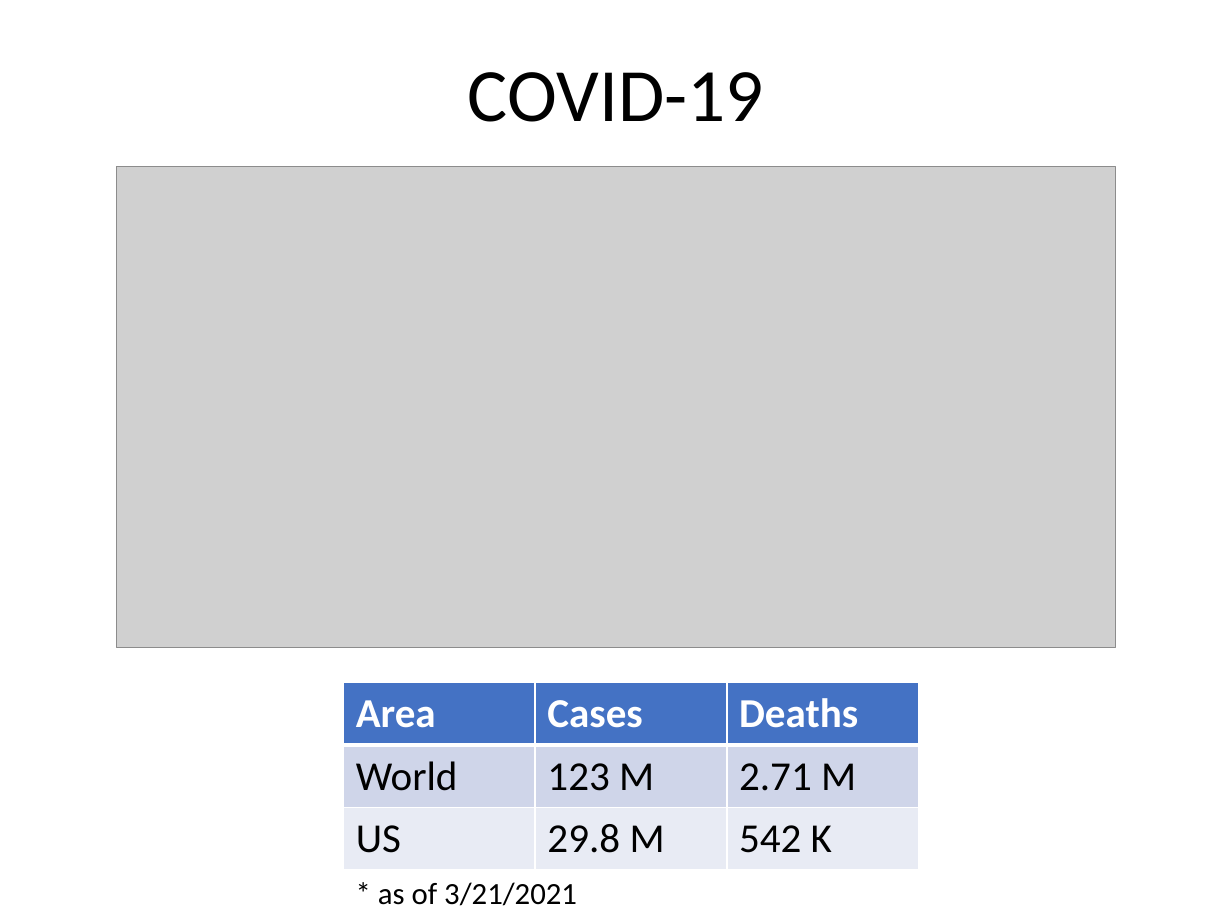
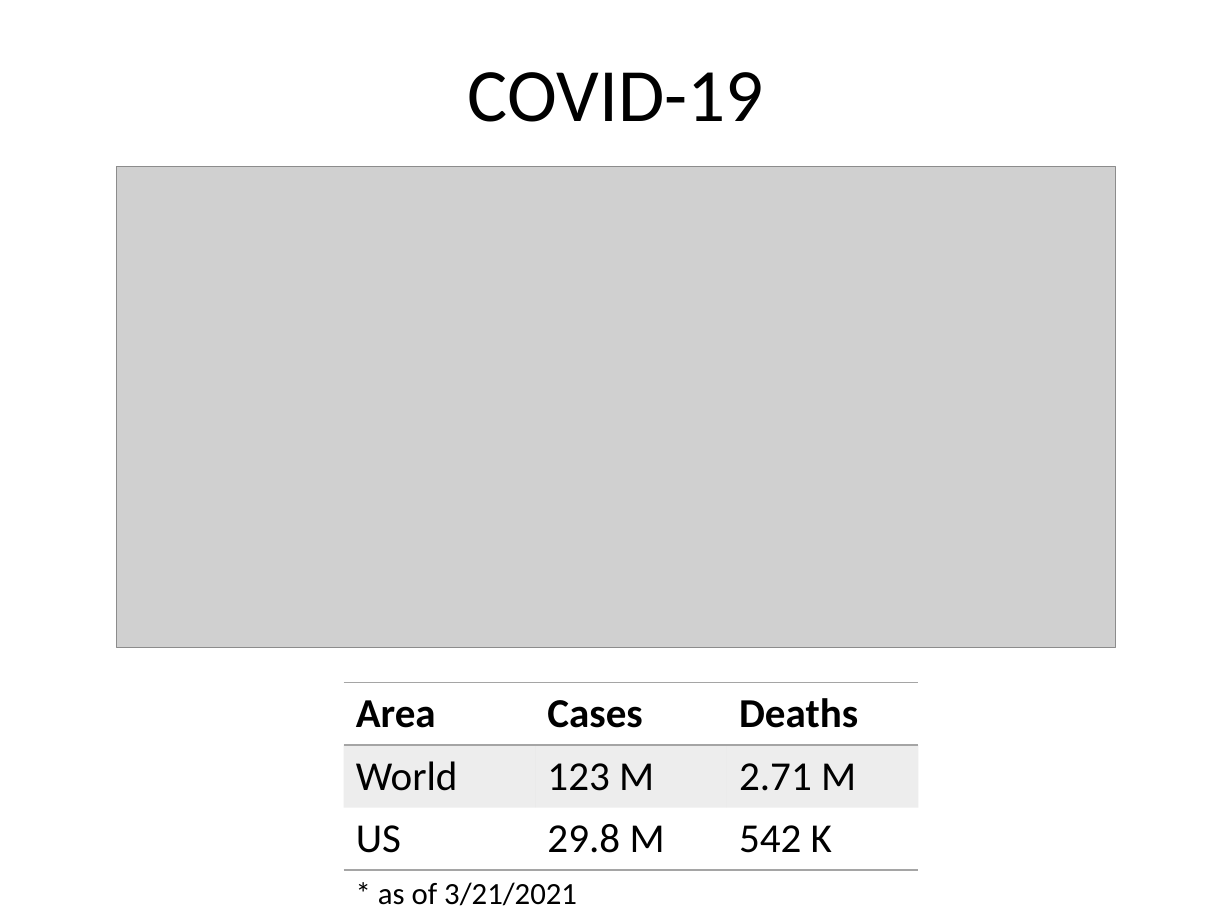
Before and after one commit to liu3zhenlab/teaching, a slide deck: slide 3 of PLPTH813Bioinformatis/2021/inclassProjects/inclass01_Covid19tree.pptx. Drawn at 1232x924 pixels with LibreOffice and Linux fonts; fonts in the diff are those of the drawing; grey boxes stand for pictures. Boxes give left, top, right and bottom in pixels: in the first picture for what was removed or moved away, otherwise in the second. Text is boxed around its words. In the diff, an @@ line names an element or a change of style, - is before the commit and + after.

```diff
--- a/PLPTH813Bioinformatis/2021/inclassProjects/inclass01_Covid19tree.pptx
+++ b/PLPTH813Bioinformatis/2021/inclassProjects/inclass01_Covid19tree.pptx
@@ table at (344,683,920,867) @@
@@ fill #4472C4 to none in row 1 @@
@@ fill #CFD5EA to #A5A5A5 at 20% opacity in row 2 @@
@@ fill #E9EBF5 to none in row 3 @@
@@ text colour #FFFFFF to #000000 in "Area", "Cases", "Deaths" @@
@@ borders changed @@
```
Also in this commit, not shown: 3 other slides changed, 3 other files.
